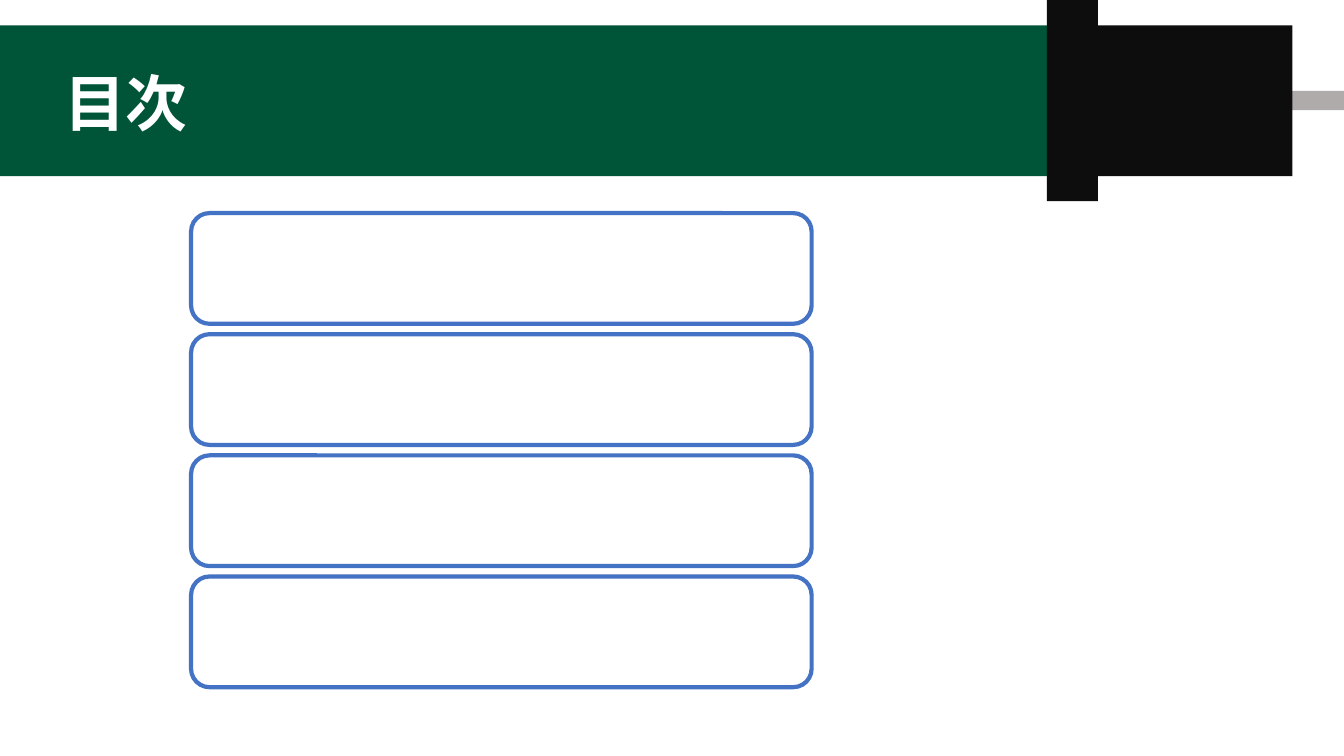
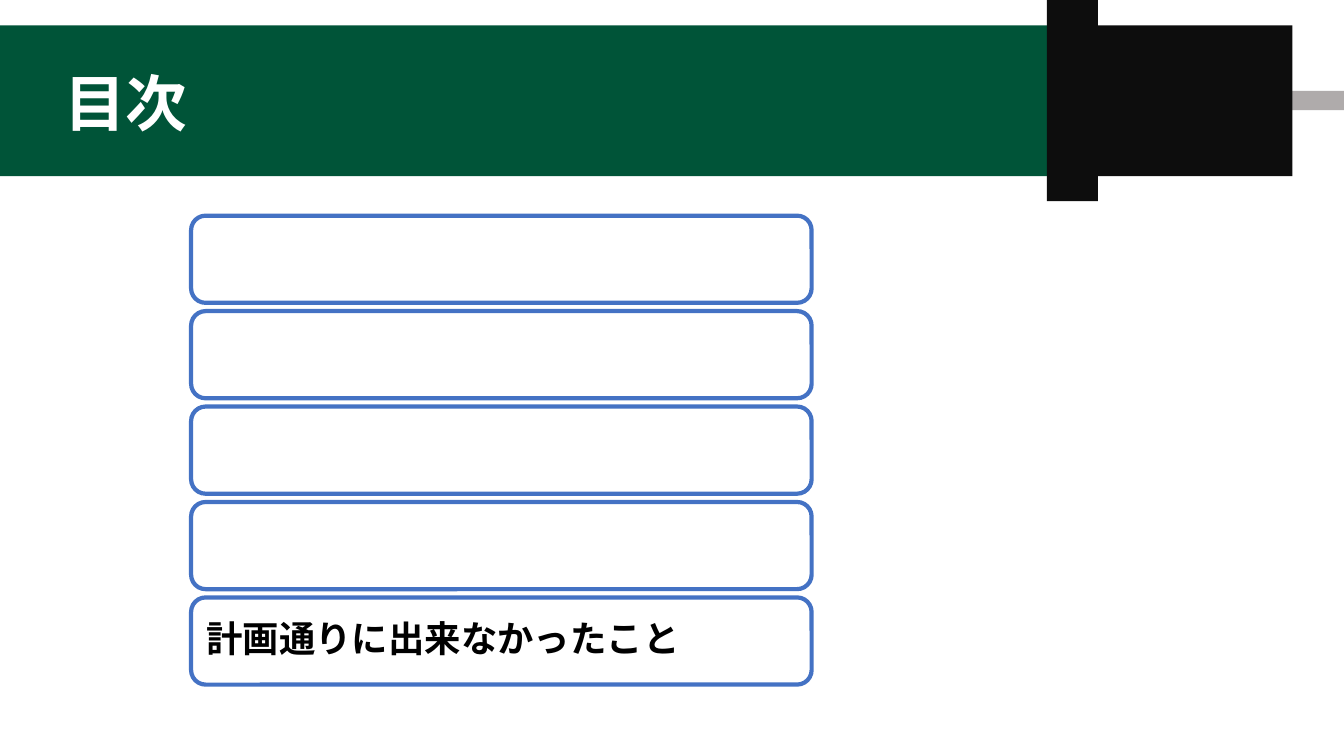
Before and after one commit to Slephy/Unity_JumperWireGame, a slide deck: slide 2 of Presentation/MN演習 最終プレゼン.pptx. Drawn at 1344x756 pixels with LibreOffice and Linux fonts; fonts in the diff are those of the drawing. Boxes give left, top, right and bottom in pixels: in the first picture for what was removed or moved away, otherwise in the second. Text is boxed around its words. In the diff, an @@ line names an element or a change of style, - is before the commit and + after.

```diff
--- a/Presentation/MN演習 最終プレゼン.pptx
+++ b/Presentation/MN演習 最終プレゼン.pptx
@@ rounded rectangle: place and size @@
-rounded rectangle at box(192, 213, 813, 324)
+rounded rectangle at box(192, 216, 813, 302)
@@ rounded rectangle: place and size @@
-rounded rectangle at box(192, 335, 813, 446)
+rounded rectangle at box(192, 312, 813, 398)
@@ rounded rectangle added at box(192, 406, 813, 493), fill #FFFFFF, outline #4472C4 3 pt @@
@@ rounded rectangle: place and size @@
-rounded rectangle at box(192, 456, 813, 567)
+rounded rectangle at box(192, 502, 813, 589)
@@ rounded rectangle: place and size @@
-rounded rectangle at box(192, 577, 813, 688)
+rounded rectangle at box(192, 598, 813, 685)
@@ text added at box(206, 621, 679, 656), 26 pt, text #000000, bold @@
+計画通りに出来なかったこと
```
Also in this commit, not shown: 3 other slides changed, 1 slide added.
